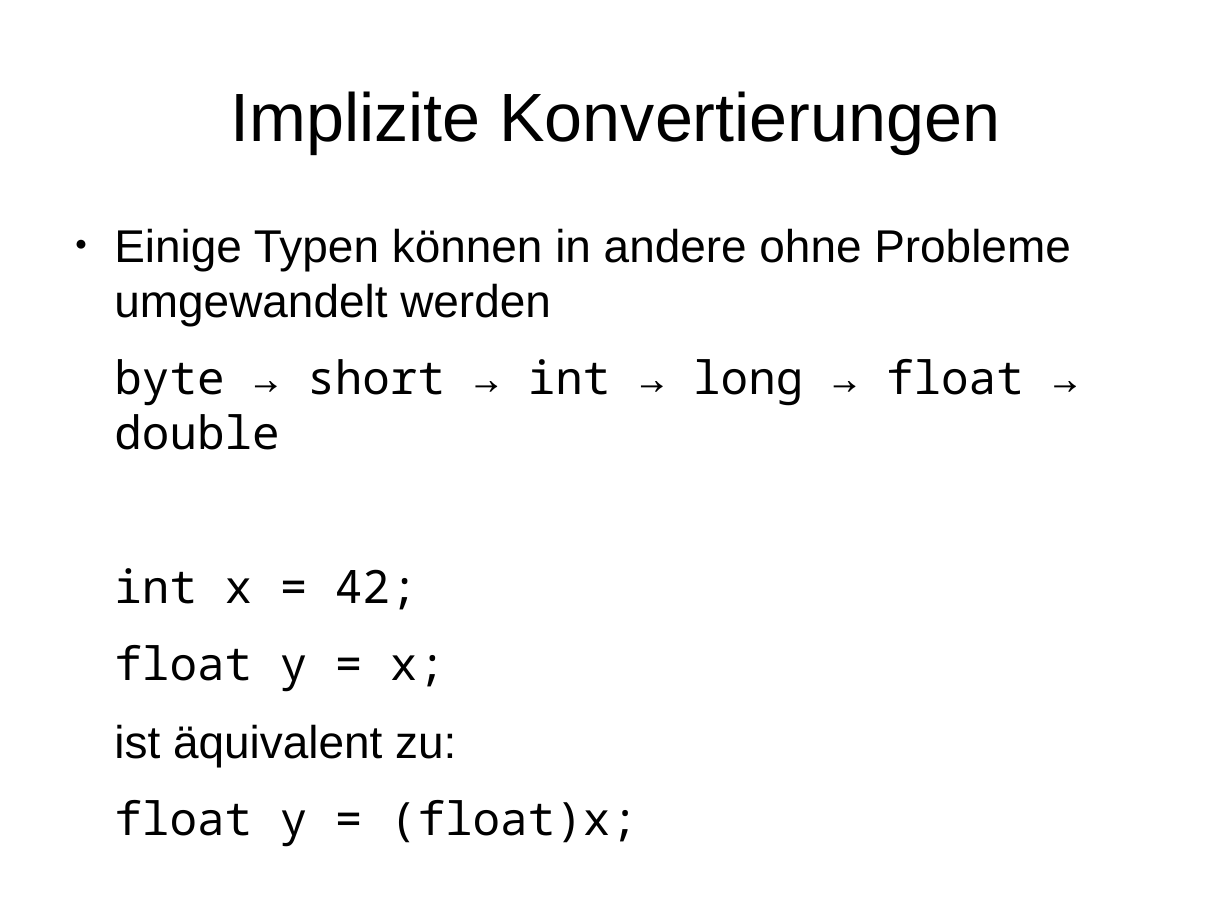
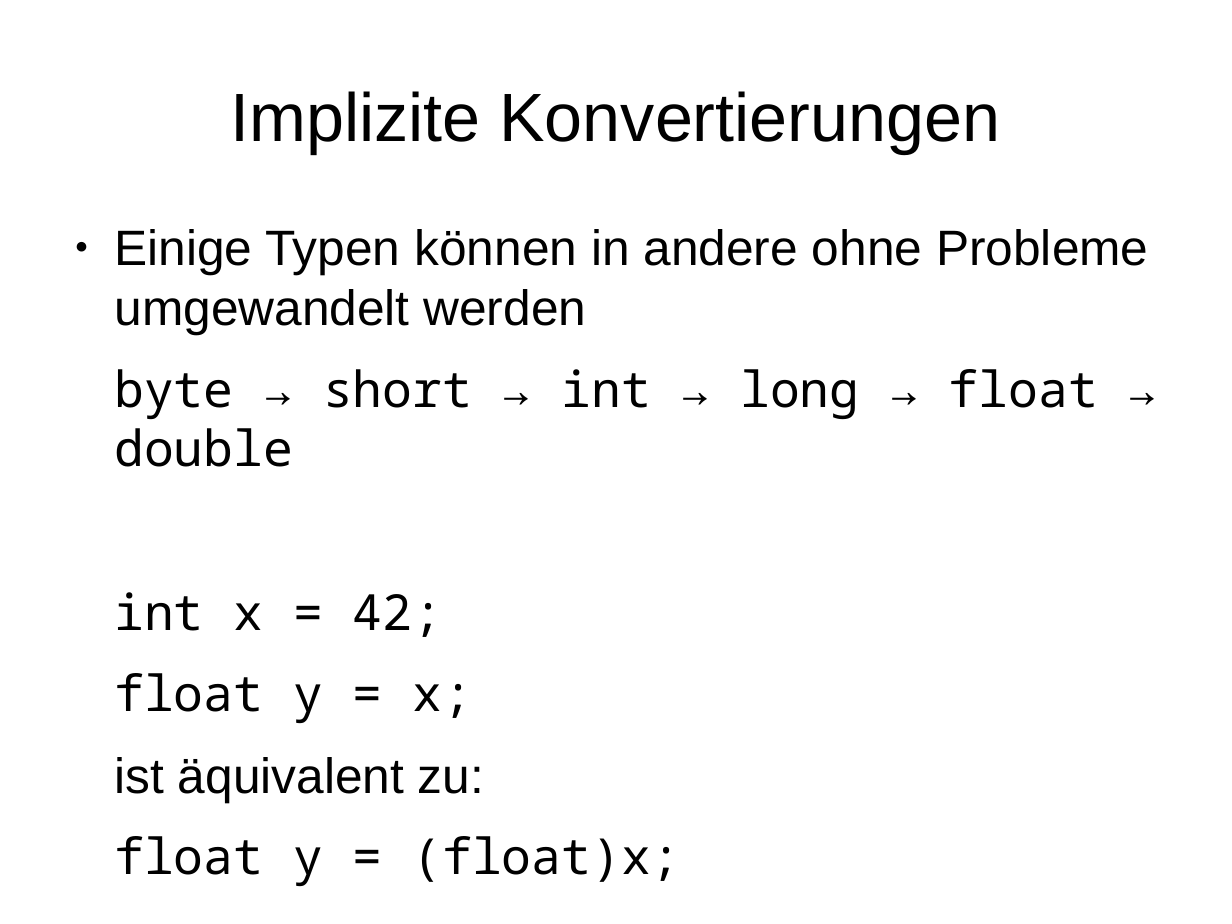
Before and after one commit to phdu/vorkurs, a slide deck: slide 23 of Tag_1/folien_tag_1.odp. Drawn at 1232x924 pixels with LibreOffice and Linux fonts; fonts in the diff are those of the drawing. Boxes give left, top, right and bottom in pixels: in the first picture for what was removed or moved away, otherwise in the second. Text is boxed around its words. In the diff, an @@ line names an element or a change of style, - is before the commit and + after.

```diff
--- a/Tag_1/folien_tag_1.odp
+++ b/Tag_1/folien_tag_1.odp
@@ text "Einige Typen können in andere ..." at bbox=[114, 229, 1149, 886]: size 29.6 to 32 pt @@
```
Also in this commit, not shown: 7 other slides changed.
